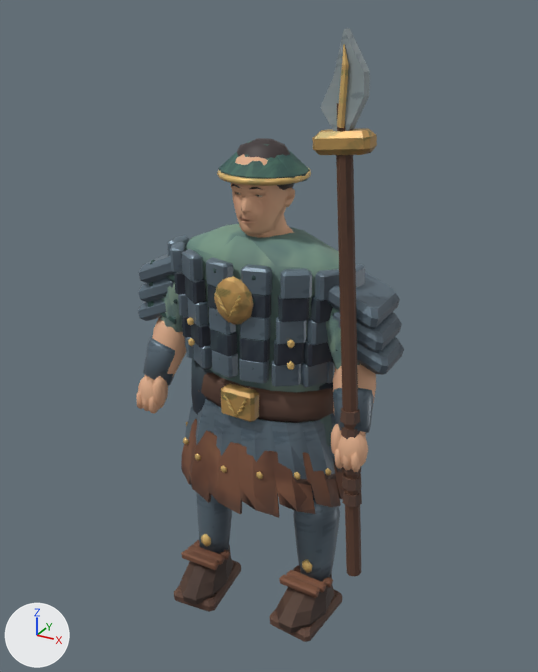
A saved change to the glTF model public/assets/mobile/ashigaru.glb.
Rendered twice from a camera (50 mm lens) standing at (0.997, -1.774, 1.851) and looking at (0.005, 0.029, 0.949). The axes (+X, +Y, +Z) are drawn at lower left. The lights are the same throughout. The first picture is the older version. Vertices at exactly the same position are counted once.

In view in the first picture: 'ashigaru'.
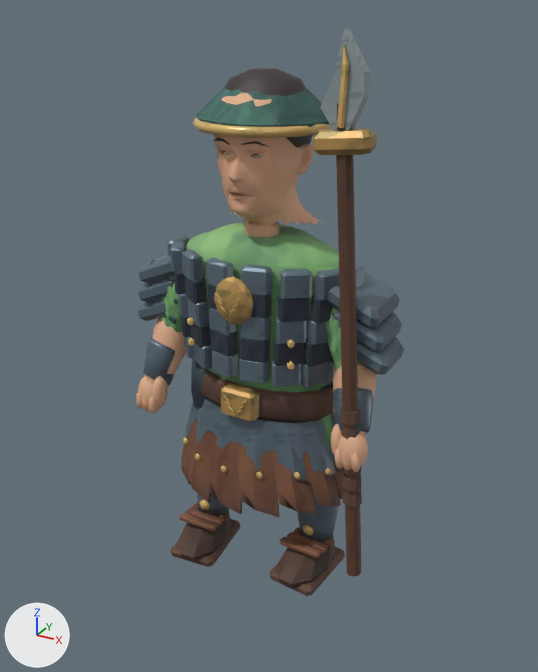
The newer file is also rescaled (x1.066), turned or shifted as a whole; pictures and numbers use the older file's frame.

What differs and where, as boxes [x1, y1, x2, y2] in the pictures (538 x 672 px; the box of a moved part takes in the faces that stretch with it):
```json
{"object": "ashigaru", "change": "reshaped", "before": [136, 29, 404, 642], "after": [136, 29, 404, 596], "on screen": "7% shorter"}
{"part": 1, "of": "me_ashigaru_color_and_skin", "change": "added", "after": [193, 117, 332, 138], "on screen": "orange"}
{"part": 2, "of": "me_ashigaru_color_and_skin", "change": "added", "after": [200, 500, 210, 510]}
{"part": 3, "of": "me_ashigaru_color_and_skin", "change": "moved or reshaped", "before": [174, 560, 241, 612], "after": [171, 519, 240, 567]}
{"part": 4, "of": "me_ashigaru_color_and_skin", "change": "moved or reshaped", "before": [196, 493, 232, 554], "after": [197, 493, 228, 517]}
{"part": 5, "of": "me_ashigaru_color_and_skin", "change": "added", "after": [303, 524, 313, 536]}
{"part": 6, "of": "me_ashigaru_color_and_skin", "change": "moved or reshaped", "before": [270, 589, 342, 642], "after": [270, 547, 345, 596]}
{"part": 7, "of": "me_ashigaru_color_and_skin", "change": "moved or reshaped", "before": [293, 500, 340, 582], "after": [297, 486, 338, 543]}
{"part": 8, "of": "me_ashigaru_color_and_skin", "change": "deleted", "before": [180, 184, 334, 633]}
{"part": 9, "of": "me_ashigaru_color_and_skin", "change": "moved or reshaped", "before": [142, 138, 371, 515], "after": [142, 68, 371, 588]}
{"part": 10, "of": "me_ashigaru_color_and_skin", "change": "surface changed", "before": [159, 127, 349, 560], "after": [159, 127, 349, 560]}
{"part": 11, "of": "me_ashigaru_color_and_skin", "change": "recoloured", "before": [159, 34, 375, 560], "after": [159, 34, 375, 560]}
```

Edits to the scene script, one JSON object a line:
```json
{"block": "me_ashigaru_color_and_skin", "where": "# used by ob_ashigaru; location = (0.0, 0.0, 0.0)"}
{"op": "remove", "block": "me_ashigaru_color_and_skin", "code": "me_ashigaru_color_and_skin.from_pydata(...)  # 4378 vertices, 7949 faces; spans x -0.42..0.42, y -0.21..0.18, z -0.01..1.81"}
{"op": "add", "block": "me_ashigaru_color_and_skin", "code": "me_ashigaru_color_and_skin.from_pydata(...)  # 4379 vertices, 7953 faces; spans x -0.42..0.42, y -0.21..0.22, z 0.18..1.81"}
{"block": "me_ashigaru_color_and_skin", "change": "me_ashigaru_color_and_skin part 1: the loose piece of 120 vertices spanning x -0.13..0.13, y -0.12..0.14, z 1.43..1.45 is copied, and the copy is scaled about its middle by 1.5, then moved by (0.0, 0.01, 0.13); it spans x -0.19..0.19, y -0.17..0.22, z 1.56..1.59"}
{"block": "me_ashigaru_color_and_skin", "change": "me_ashigaru_color_and_skin part 2: the loose piece of 12 vertices spanning x -0.25..-0.23, y -0.09..-0.08, z 0.56..0.59 is copied, and the copy is moved by (0.06, 0.01, -0.23); it spans x -0.2..-0.16, y -0.09..-0.07, z 0.32..0.36"}
{"block": "me_ashigaru_color_and_skin", "change": "me_ashigaru_color_and_skin part 3: the loose piece of 32 vertices spanning x -0.27..-0.09, y -0.2..0.05, z -0.01..0.04 is moved by (0.0, 0.0, 0.19)"}
{"block": "me_ashigaru_color_and_skin", "change": "me_ashigaru_color_and_skin part 4: the loose piece of 40 vertices spanning x -0.25..-0.11, y -0.09..0.06, z 0.1..0.44 is scaled about its middle by (1, 1, 0.772), then moved by (0.0, 0.0, 0.13)"}
{"block": "me_ashigaru_color_and_skin", "change": "me_ashigaru_color_and_skin part 5: the loose piece of 12 vertices spanning x 0.27..0.29, y 0.0..0.01, z 0.58..0.6 is copied, and the copy is moved by (-0.1, -0.04, -0.25); it spans x 0.16..0.2, y -0.04..-0.02, z 0.32..0.36"}
{"block": "me_ashigaru_color_and_skin", "change": "me_ashigaru_color_and_skin part 6: the loose piece of 32 vertices spanning x 0.09..0.27, y -0.15..0.1, z -0.01..0.04 is moved by (0.0, 0.0, 0.19)"}
{"block": "me_ashigaru_color_and_skin", "change": "me_ashigaru_color_and_skin part 7: the loose piece of 40 vertices spanning x 0.11..0.25, y -0.04..0.1, z 0.1..0.44 is scaled about its middle by (1, 1, 0.772), then moved by (0.0, 0.0, 0.13)"}
{"block": "me_ashigaru_color_and_skin", "change": "me_ashigaru_color_and_skin part 8: 14 loose pieces with 264 vertices, spanning x -0.26..0.26, y -0.21..0.1, z 0.03..1.43, are deleted"}
{"block": "me_ashigaru_color_and_skin", "change": "me_ashigaru_color_and_skin part 9: 129 vertices moved from x -0.25..0.36, y -0.19..0.14, z 0.34..1.45 to x -0.25..0.36, y -0.19..0.14, z 0.45..1.49; 655 vertices removed from x -0.37..0.38, y -0.19..0.14, z 0.34..1.53; 776 vertices added at x -0.36..0.38, y -0.21..0.19, z 0.21..1.71"}
{"block": "me_ashigaru_color_and_skin", "change": "me_ashigaru_color_and_skin part 10: 1530 kept faces spanning x -0.39..0.39, y -0.18..0.18, z 0.31..1.65 get new texture (UV) coordinates"}
{"block": "me_ashigaru_color_and_skin", "change": "me_ashigaru_color_and_skin part 11: 2346 kept faces spanning x -0.42..0.42, y -0.19..0.17, z 0.31..1.81 get new vertex colours"}
```
